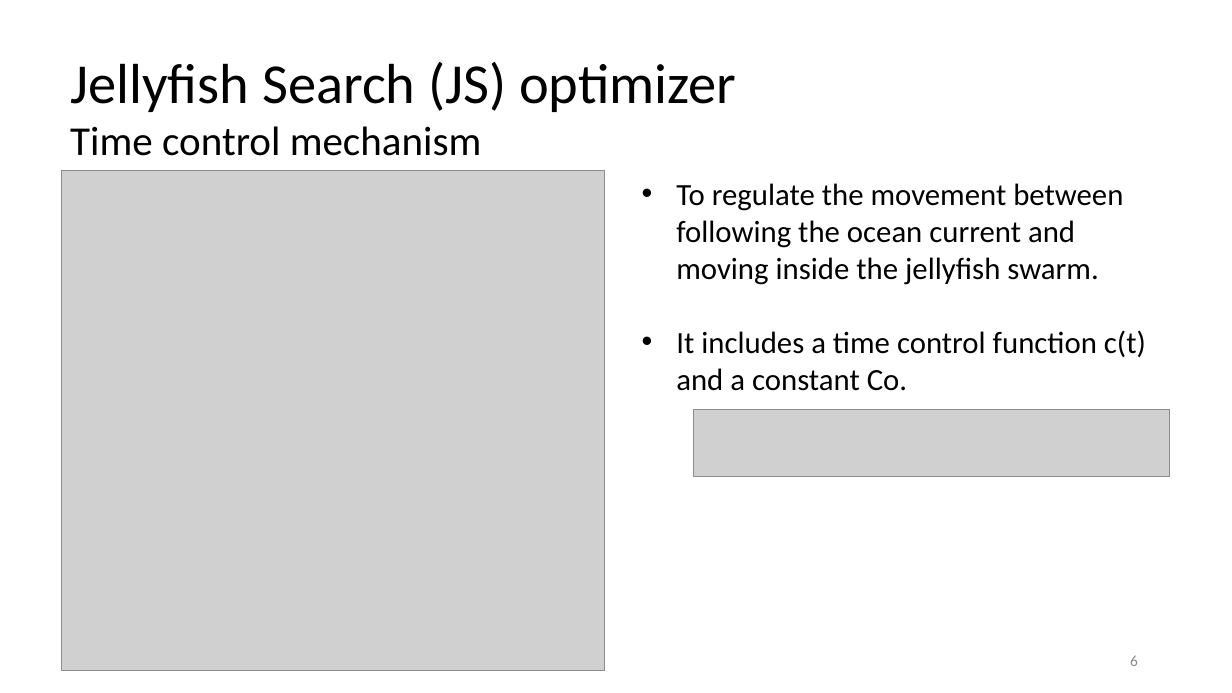
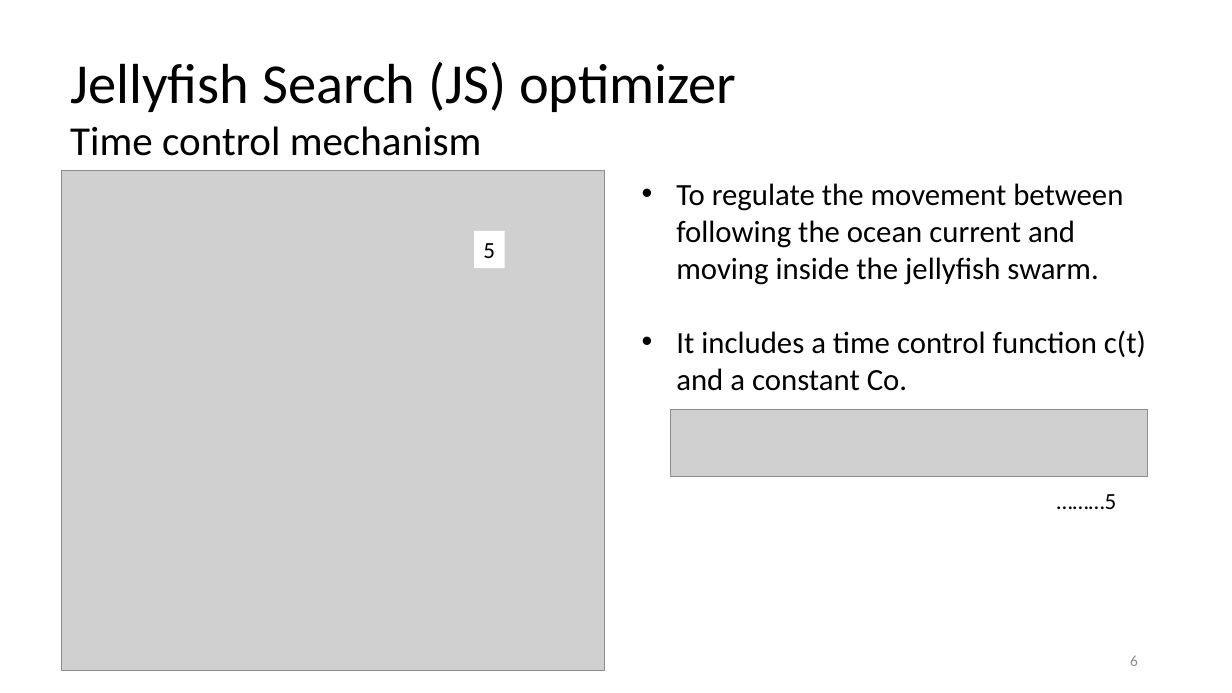
Before and after one commit to Mahadi-Ahammed/pptshare, a slide deck: slide 6 of Jellyfish.pptx. Drawn at 1232x693 pixels with LibreOffice and Linux fonts; fonts in the diff are those of the drawing; grey boxes stand for pictures. Boxes give left, top, right and bottom in pixels: in the first picture for what was removed or moved away, otherwise in the second. Text is boxed around its words. In the diff, an @@ line names an element or a change of style, - is before the commit and + after.

```diff
--- a/Jellyfish.pptx
+++ b/Jellyfish.pptx
@@ rectangle added at box(474, 231, 505, 268), fill #FFFFFF, 18 pt, text #000000 @@
+5
@@ picture: place and size @@
-picture at box(694, 409, 1171, 477)
+picture at box(671, 409, 1148, 477)
@@ text added at box(1057, 494, 1117, 509), 18 pt, text #000000 @@
+………5
```
Also in this commit, not shown: 4 other slides changed.
